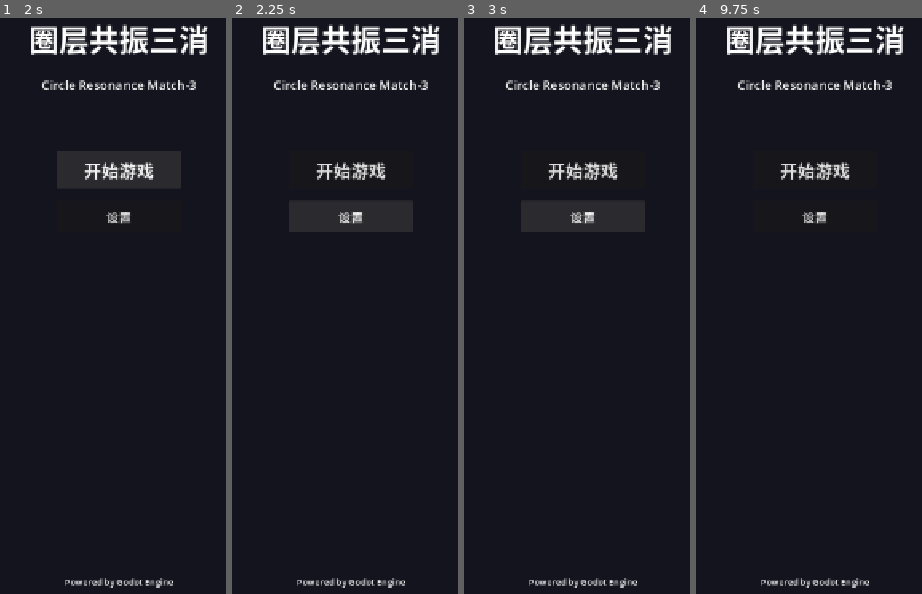
Above: before the commit, frames 1-4 (left to right).
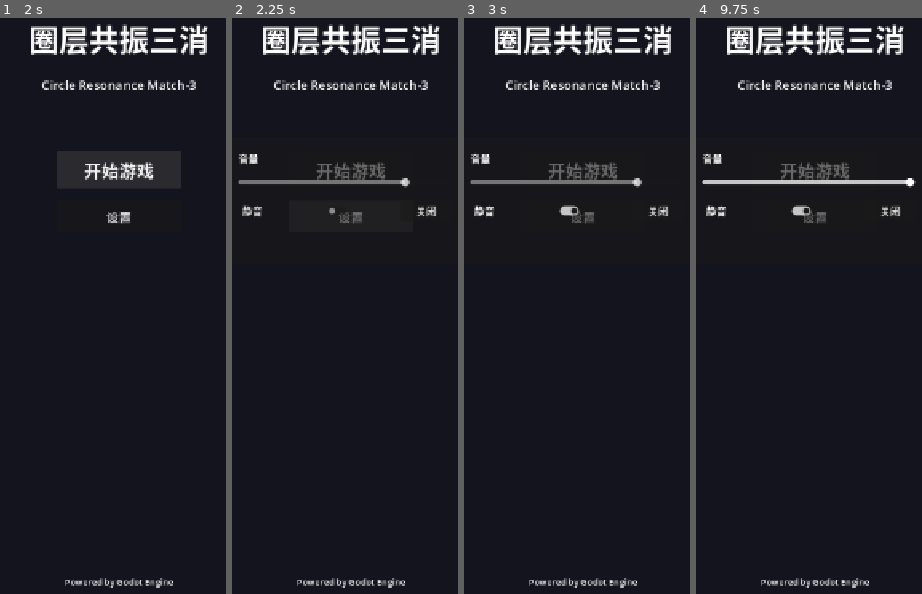
Above: after the commit, the same moments.

Repository: liguoyu1/sanxiao
Game: Godot game, scene res://scenes/main_menu.tscn
Two runs of this game, one before a commit and one after it. Both use one fixed random seed, a clock stepped at 60 frames per second and the inputs below.
Inputs (mouse positions are in pixels of both pictures, inside the frame that each line leads up to):
- Up to frame 1 (2 s): click "开始游戏" at 0.5 s; click "开始游戏" at 1.25 s
- Up to frame 2 (2.25 s): click "设置" at 2 s
- Up to frame 3 (3 s): click (527, 213) at 2.75 s, where only the run after the commit has a clickable "静音"
- Up to frame 4 (9.75 s): click (890, 213) at 3.5 s, where only the run after the commit has a clickable "关闭"; click "设置" at 4.25 s; click (759, 213) at 5 s, where only the run after the commit has a clickable "静音"; click (890, 213) at 5.75 s, where only the run after the commit has a clickable "关闭"; click "开始游戏" at 6.5 s; click "设置" at 7.25 s; click (759, 213) at 8 s, where only the run after the commit has a clickable "静音"; click (890, 213) at 8.75 s, where only the run after the commit has a clickable "关闭"; tap Enter at 9.5 s; move the mouse to (912, 185) at 9.52 s; click (912, 185) at 9.67 s

Frame 1 is identical in both runs. In frame 2, 1.7% of the frame differs, in the area x 2-91%, y 23-36%; in frame 3, 1.8%; in frame 4, 1.9%, in the area x 2-98%, y 23-36%.
Error before the commit: Parse Error: Identifier "AudioManager" not declared in the current scope. (res://scripts/game_flow.gd:8)
Error after the commit: Attempt to call function 'get_volume' in base 'null instance' on a null instance. (res://scripts/main_menu.gd:15)

Commit message:
fix: 全部改用 Engine.get_singleton() 解决 autoload 解析错误
Godot 4 GDScript 解析期不识别直接全局引用的 autoload。
改用 Engine.get_singleton('Name') 包装函数。

修改: main_menu.gd, level_select.gd, result_screen.gd, main.gd, game_loop.gd, game_flow.gd

Diff:
--- a/scripts/game_flow.gd
+++ b/scripts/game_flow.gd
@@ -1,15 +1,18 @@
 extends Node
 signal before_level_start(level_id: int)
+
+func _am(): return Engine.get_singleton("AudioManager")
+func _sm(): return Engine.get_singleton("SaveManager")
 
 var current_level: int = 1
 var last_result: Dictionary = {}
 
 func go_to_main_menu() -> void:
-	AudioManager.stop_bgm()
+	_am().stop_bgm()
 	get_tree().change_scene_to_file("res://scenes/main_menu.tscn")
 
 func go_to_level_select() -> void:
-	AudioManager.stop_bgm()
+	_am().stop_bgm()
 	get_tree().change_scene_to_file("res://scenes/level_select.tscn")
 
 func start_level(level_id: int) -> void:
@@ -21,11 +24,11 @@
 	start_level(current_level)
 
 func next_level() -> void:
-	if SaveManager.is_unlocked(current_level + 1):
+	if _sm().is_unlocked(current_level + 1):
 		start_level(current_level + 1)
 	else:
 		go_to_level_select()
 
 func on_level_complete(score: int, stars: int) -> void:
 	last_result = {"score": score, "stars": stars, "won": stars > 0}
-	SaveManager.set_stars(current_level, stars)
+	_sm().set_stars(current_level, stars)
--- a/scripts/game_loop.gd
+++ b/scripts/game_loop.gd
@@ -3,6 +3,8 @@
 const HC = preload("res://scripts/hex_coord.gd")
 const MR = preload("res://scripts/match_resolver.gd")
 const TF = preload("res://scripts/tile_fall.gd")
+
+func _am(): return Engine.get_singleton("AudioManager")
 
 signal score_changed(s: int)
 signal swap_performed()
@@ -52,7 +54,7 @@
 	var tw = create_tween().set_parallel(true)
 	if t1: tw.tween_property(t1, "position", p2, 0.25).set_ease(Tween.EASE_IN_OUT)
 	if t2: tw.tween_property(t2, "position", p1, 0.25).set_ease(Tween.EASE_IN_OUT)
-	AudioManager.play_swap()
+	_am().play_swap()
 	swap_performed.emit()
 	tw.tween_callback(_resolve_loop)
 
@@ -66,7 +68,7 @@
 	score = _match_resolver.score
 	score_changed.emit(score)
 	match_resolved.emit(matches)
-	AudioManager.play_match()
+	_am().play_match()
 
 	var positions = []
 	for m in matches:
@@ -78,7 +80,7 @@
 	tw.tween_interval(0.3)
 	tw.tween_callback(func():
 		_ripple.trigger_ripple(matches)
-		AudioManager.play_ripple()
+		_am().play_ripple()
 		ripple_triggered.emit()
 	)
 	tw.tween_interval(0.3)
--- a/scripts/level_select.gd
+++ b/scripts/level_select.gd
@@ -9,10 +9,14 @@
 
 var _level_btns: Array[Button] = []
 
+func _am(): return Engine.get_singleton("AudioManager")
+func _sm(): return Engine.get_singleton("SaveManager")
+func _gf(): return Engine.get_singleton("GameFlow")
+
 func _ready() -> void:
 	back_btn.pressed.connect(func():
-		AudioManager.play_click()
-		GameFlow.go_to_main_menu())
+		_am().play_click()
+		_gf().go_to_main_menu())
 	_build_grid()
 
 func _build_grid() -> void:
@@ -26,8 +30,8 @@
 		btn.custom_minimum_size = Vector2(100, 100)
 		btn.size_flags_horizontal = Control.SIZE_SHRINK_CENTER
 
-		var unlocked = SaveManager.is_unlocked(i)
-		var stars = SaveManager.get_stars(i)
+	var unlocked = _sm().is_unlocked(i)
+	var stars = _sm().get_stars(i)
 
 		btn.text = "%d" % i
 		btn.disabled = not unlocked
@@ -48,8 +52,8 @@
 		_level_btns.append(btn)
 
 func _on_level_pressed(id: int) -> void:
-	AudioManager.play_click()
-	GameFlow.start_level(id)
+	_am().play_click()
+	_gf().start_level(id)
 
 func _get_level_data(id: int):
 	var path = "res://scenes/levels/level_%03d.tres" % id
--- a/scripts/main.gd
+++ b/scripts/main.gd
@@ -3,6 +3,9 @@
 const HC = preload("res://scripts/hex_coord.gd")
 const GL = preload("res://scripts/game_loop.gd")
 const LD = preload("res://scripts/level_data.gd")
+
+func _am(): return Engine.get_singleton("AudioManager")
+func _gf(): return Engine.get_singleton("GameFlow")
 
 @onready var bc = $BoardContainer
 @onready var rdr = $BoardContainer/BoardRenderer
@@ -27,7 +30,7 @@
 
 	hud.level_result.connect(_on_hud_level_result)
 	hud.power_pressed.connect(_on_power_pressed)
-	start_level(GameFlow.current_level)
+	start_level(_gf().current_level)
 
 func start_level(id: int):
 	rdr.clear()
@@ -52,10 +55,10 @@
 	hud.setup_for_level(mgr.get_level(id))
 	if result_screen:
 		result_screen.hide()
-	AudioManager.start_bgm()
+	_am().start_bgm()
 
 func _on_hud_level_result(s):
-	var lv = mgr.get_level(GameFlow.current_level)
+	var lv = mgr.get_level(_gf().current_level)
 	if lv == null:
 		return
 	var ok: bool
@@ -66,12 +69,12 @@
 			and (lv.target_loops <= 0 or hud.loops_made >= lv.target_loops)
 
 	var stars = _calc_stars(s, ok, lv)
-	GameFlow.on_level_complete(s, stars)
+	_gf().on_level_complete(s, stars)
 
 	if ok:
-		AudioManager.play_win()
+		_am().play_win()
 	else:
-		AudioManager.play_lose()
+		_am().play_lose()
 
 	if not result_screen:
 		return
@@ -93,16 +96,16 @@
 
 func _on_power_pressed(idx: int) -> void:
 	if game_loop and game_loop.use_power(idx):
-		AudioManager.play_power()
+		_am().play_power()
 
 func _on_next():
-	AudioManager.play_click()
-	GameFlow.next_level()
+	_am().play_click()
+	_gf().next_level()
 
 func _on_retry():
-	AudioManager.play_click()
-	GameFlow.retry_level()
+	_am().play_click()
+	_gf().retry_level()
 
 func _on_quit():
-	AudioManager.play_click()
-	GameFlow.go_to_level_select()
+	_am().play_click()
+	_gf().go_to_level_select()
--- a/scripts/main_menu.gd
+++ b/scripts/main_menu.gd
@@ -5,18 +5,22 @@
 @onready var settings_panel = $SettingsPanel
 @onready var volume_slider = $SettingsPanel/VolumeSlider
 
+func _am(): return Engine.get_singleton("AudioManager")
+func _sm(): return Engine.get_singleton("SaveManager")
+func _gf(): return Engine.get_singleton("GameFlow")
+
 func _ready() -> void:
 	play_btn.pressed.connect(_on_play)
 	$SettingsBtn.pressed.connect(_toggle_settings)
-	volume_slider.value = AudioManager.get_volume()
-	volume_slider.value_changed.connect(func(v): AudioManager.set_volume(v))
+	volume_slider.value = _am().get_volume()
+	volume_slider.value_changed.connect(func(v): _am().set_volume(v))
 	$SettingsPanel/MuteBtn.toggled.connect(func(t):
-		if t != AudioManager.is_muted():
-			AudioManager.toggle_mute())
-	$SettingsPanel/MuteBtn.button_pressed = AudioManager.is_muted()
+		if t != _am().is_muted():
+			_am().toggle_mute())
+	$SettingsPanel/MuteBtn.button_pressed = _am().is_muted()
 	$SettingsPanel/CloseBtn.pressed.connect(func(): settings_panel.hide())
 
-	var theme_name = SaveManager.selected_theme
+	var theme_name = _sm().selected_theme
 	match theme_name:
 		"forest":
 			color = Color(0.05, 0.12, 0.08)
@@ -25,11 +29,11 @@
 		_:
 			color = Color(0.08, 0.08, 0.12)
 
-	AudioManager.start_bgm()
+	_am().start_bgm()
 
 func _on_play() -> void:
-	AudioManager.play_click()
-	GameFlow.go_to_level_select()
+	_am().play_click()
+	_gf().go_to_level_select()
 
 func _toggle_settings() -> void:
 	settings_panel.visible = not settings_panel.visible
--- a/scripts/result_screen.gd
+++ b/scripts/result_screen.gd
@@ -3,6 +3,9 @@
 signal action_next()
 signal action_retry()
 signal action_quit()
+
+func _gf(): return Engine.get_singleton("GameFlow")
+func _sm(): return Engine.get_singleton("SaveManager")
 
 @onready var title_label = $VBox/TitleLabel
 @onready var score_label = $VBox/ScoreLabel
@@ -25,5 +28,5 @@
 	for i in 3:
 		s += "★" if i < stars else "☆"
 	stars_label.text = s
-	var next_id = GameFlow.current_level + 1
-	next_btn.visible = won and SaveManager.is_unlocked(next_id)
+	var next_id = _gf().current_level + 1
+	next_btn.visible = won and _sm().is_unlocked(next_id)
Not shown, added: addons/strix_asset_hub/asset_packer_engine.gd
Not shown, added: addons/strix_asset_hub/asset_packer_engine.gd.uid
Not shown, added: addons/strix_asset_hub/core/autoload_manager.gd
Not shown, added: addons/strix_asset_hub/core/autoload_manager.gd.uid
Not shown, added: addons/strix_asset_hub/core/dependency_scanner.gd
Not shown, added: addons/strix_asset_hub/core/dependency_scanner.gd.uid
Not shown, added: addons/strix_asset_hub/core/zip_handler.gd
Not shown, added: addons/strix_asset_hub/core/zip_handler.gd.uid
Not shown, added: addons/strix_asset_hub/packager_dock.gd
Not shown, added: addons/strix_asset_hub/packager_dock.gd.uid
Not shown, added: addons/strix_asset_hub/packager_dock.tscn
Not shown, added: addons/strix_asset_hub/packager_plugin.gd
(and 6 more such lines)
